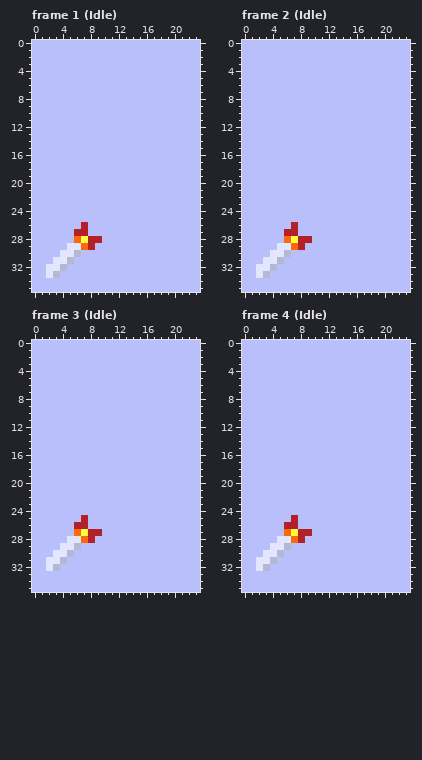
Two versions of one pixel-art file, graphics/axel_front_v4.aseprite. The picture above is the old version.
24x36 pixels, 18 frames. Shown: frame 1 (Idle), frame 2 (Idle), frame 3 (Idle), frame 4 (Idle). The commit also changed other frames, which this record leaves out.
After:
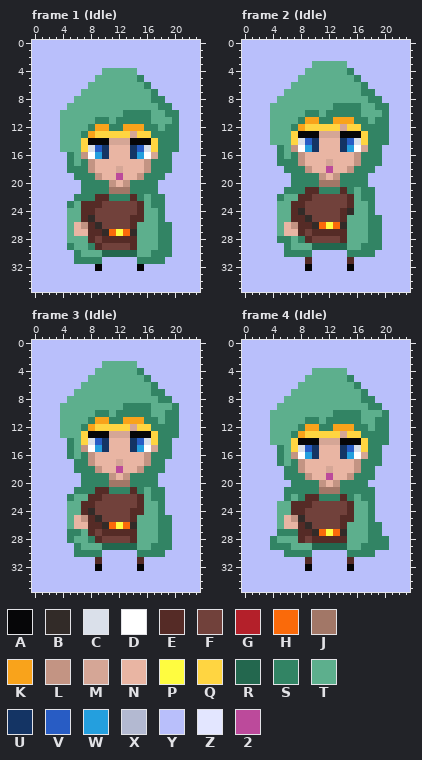
Palette (. is transparent): A #060608  B #322b28  C #dae0ea  D #ffffff  E #552b26  F #71413b  G #b4202a  H #fa6a0a  J #a27767  K #f9a31b  L #c39483  M #d5a696  N #e9b5a3  P #fffc40  Q #ffd541  R #23674e  S #328464  T #5daf8d  U #143464  V #285cc4  W #249fde  X #b3b9d1  Y #b9bffb  Z #e3e6ff  2 #bc4a9b
From old to new:
layer "Front" now shown
layer "Sword" now hidden
Changed rows in their new state; - is an unchanged pixel.
Frame 1 (Idle):
first column x 2:
 4 --------TTTTT------
 5 -------TTTTTTS-----
 6 ------TTTTTTTTS----
 7 -----TTTTTTTTTTS---
 8 ----TTTTTTTTTTTSS--
 9 ---TTTTTTTTTTTTTSS-
10 --TTTTTTTTTSSSSTTSS
11 --TTTTTSSTSSSSSTTTS
12 --TTTTSKKSSKKKSSTSS
13 --TTTSKQQQQQMQQSSSS
14 --TTTQAAAMMMAAAQSSS
15 --TTTQCVUNNNUVCQSSS
16 ---STLDWUNNNUWDMSS-
17 ---STSLNNNNNNNLSSS-
18 ---SSSLNNNMNNNLSSS-
19 ----SSSLNN2NNLSSS--
20 -----SSSSLNLSSSS---
21 -----SSSSJJJSSSS---
22 ----SSSEESSSESTSS--
23 ---STEEEFFFFFETSS--
24 ---TTEEFFFFFFETTS--
25 ---TTEBFFFFFEETTS--
26 ---TNLEBFFFFETTTSS-
27 ---TNNEEBHPHBTTTSS-
28 ---TTTEFEEEEETTTSS-
29 ---STTSEFFFFETTTSS-
30 --YYSTTTRRRRRTTSSS-
31 -YYYSSSS-----SSSS--
32 YYY----A-----A-----
33 YY-----------------
Frame 2 (Idle):
first column x 2:
 3 --------TTTTT------
 4 -------TTTTTTS-----
 5 ------TTTTTTTTS----
 6 -----TTTTTTTTTTS---
 7 ----TTTTTTTTTTTSS--
 8 ---TTTTTTTTTTTTTSS-
 9 --TTTTTTTTTSSSSTTSS
10 --TTTTTSSTSSSSSTTTS
11 --TTTTSKKSSKKKSSTSS
12 --TTTSKQQQQQMQQSSSS
13 --TTTQAAAMMMAAAQSSS
14 --TTTQCVUNNNUVCQSSS
15 ---STLDWUNNNUWDMSS-
16 ---STSLNNNNNNNLSSS-
17 ---SSSLNNNMNNNLSSS-
18 ----SSSLNN2NNLSSS--
19 -----SSSSLNLSSSS---
20 -----SSSSJJJSSSS---
21 ----SSSEESSSESTSS--
22 ---STTEEFFFFFETSS--
23 ---TTEEFFFFFFETTS--
24 ---TTEBFFFFFEBTTS--
25 ---TTEEBFFFFETTTSS-
26 ---TNLEEBHPHBTTTSS-
27 ---TNNEFEEEEETTTSS-
28 ---SSTSEFFFFETTTSS-
29 ---YSTTTRRRRRTTSSS-
30 --YYSSSS-----SSSS--
31 -YYY---E-----E-----
32 YYY----A-----A-----
33 YY-----------------
Frame 3 (Idle):
first column x 2:
 3 --------TTTTT------
 4 -------TTTTTTS-----
 5 ------TTTTTTTTS----
 6 -----TTTTTTTTTTS---
 7 ----TTTTTTTTTTTSS--
 8 ---TTTTTTTTTTTTTSS-
 9 --TTTTTTTTTSSSSTTTS
10 --TTTTTSSTSSSSSTTSS
11 --TTTTSKKSSKKKSSTSS
12 --TTTSKQQQQQMQQSSSS
13 --TTTQAAAMMMAAAQSSS
14 ---STQCVUNNNUVCQSS-
15 ---STLDWUNNNUWDMSS-
16 ---STSLNNNNNNNLSSS-
17 ----SSLNNNMNNNLSS--
18 ----SSSLNN2NNLSSS--
19 -----SSSSLNLSSSS---
20 -----SSSSJJJSSSS---
21 ----SSSEESSSESTSS--
22 ---STTEEFFFFFETSS--
23 ---TTEEFFFFFFETTS--
24 ---TTEBFFFFFEETTS--
25 ---TNLEBFFFFETTTSS-
26 ---TNNEEBHPHBTTTSS-
27 ---SSTEFEEEEETTTSS-
28 ---STTSEFFFFETTTSS-
29 --YYSTTTRRRRRTTSSS-
30 -YYYSSSS-----SSSS--
31 YYY----E-----E-----
32 YY-----A-----A-----
Frame 4 (Idle):
first column x 2:
 4 --------TTTTT------
 5 -------TTTTTTS-----
 6 ------TTTTTTTTS----
 7 -----TTTTTTTTTTS---
 8 ----TTTTTTTTTTTSS--
 9 ---TTTTTTTTTTTTTSS-
10 --TTTTTTTTTSSSSTTTS
11 --TTTTTSSTSSSSSTTSS
12 --TTTTSKKSSKKKSSTSS
13 --TTTSKQQQQQMQQSSSS
14 --TTTQAAAMMMAAAQSSS
15 ---STQCVUNNNUVCQSS-
16 ---STLDWUNNNUWDMSS-
17 ---STSLNNNNNNNLSSS-
18 ----SSLNNNMNNNLSS--
19 ----SSSLNN2NNLSSS--
20 -----SSSSLNLSSSS---
21 ----SSSSSJJJSSSSS--
22 ----STSEESSSESTSS--
23 ---TTEEEFFFFFETTS--
24 ---TTEEFFFFFFETTS--
25 ---TNLBFFFFFEETTS--
26 ---TNNEBFFFFETTTSS-
27 ---SSSEEBHPHBTTTSS-
28 --STTTEFEEEEETTTSSS
29 --SSSTTTRRRRRTTSSSS
30 -YYYSSSS-----SSSS--
31 YYY----E-----E-----
32 YY-----A-----A-----
Boxes around the changes in both pictures, in picture pixels (x1, y1, x2, y2):
changed: (46, 68, 179, 278)
changed: (256, 61, 389, 278)
changed: (46, 361, 179, 571)
changed: (256, 368, 389, 571)
